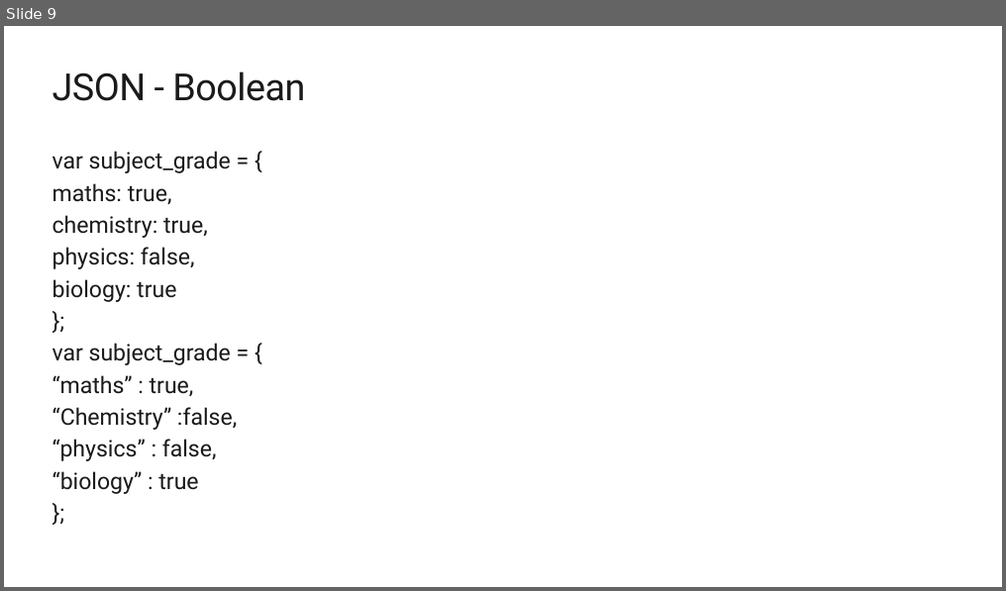
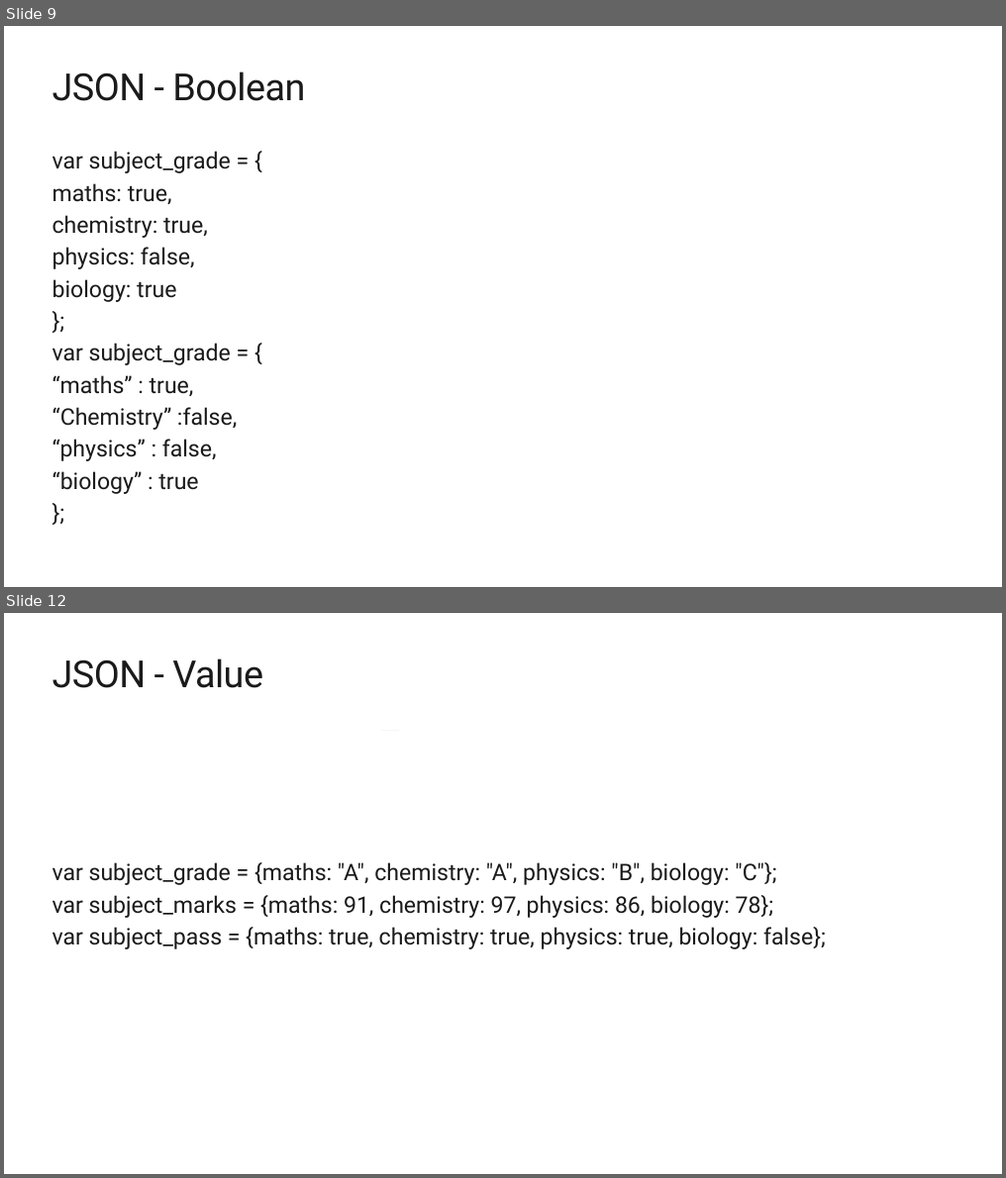
Before and after one commit to Yashank18/MSP-Workshops-Data, a slide deck: JSON_API.pptx. Shown one above the other, each under a label of ours: slide 9 before the commit, slides 9 and 12 after it; the slides between them are not shown. The pictures are 1006x591 and 1006x1178 pixels, drawn with LibreOffice and Linux fonts; fonts in the diff are those of the drawing; background and template pictures are left out. Boxes give left, top, right and bottom in pixels: in the first picture for what was removed or moved away, otherwise in the second. Text is boxed around its words. In the diff, an @@ line names an element or a change of style, - is before the commit and + after.

```diff
--- a/JSON_API.pptx
+++ b/JSON_API.pptx
@@ slide 12 added at (4,613,1002,1174), background #FFFFFF @@
@@ title added at (53,659,263,688), 36 pt, text #1A1A1A @@
+JSON - Value
@@ rectangle added at (381,730,399,730), fill #BCBCBC @@
@@ text added at (53,862,826,950), 22 pt, text #1A1A1A @@
+var subject_grade = {maths: "A", chemistry: "A", physics: "B", biology: "C"};
+var subject_marks = {maths: 91, chemistry: 97, physics: 86, biology: 78};
+var subject_pass = {maths: true, chemistry: true, physics: true, biology: false};
```
Also in this commit, not shown: 14 other slides added, 25 slides removed.
